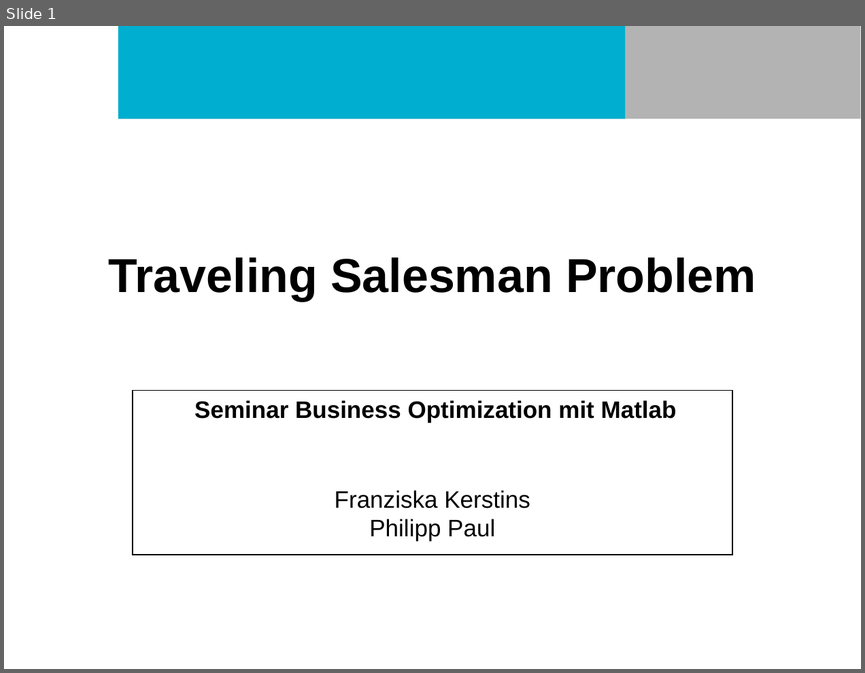
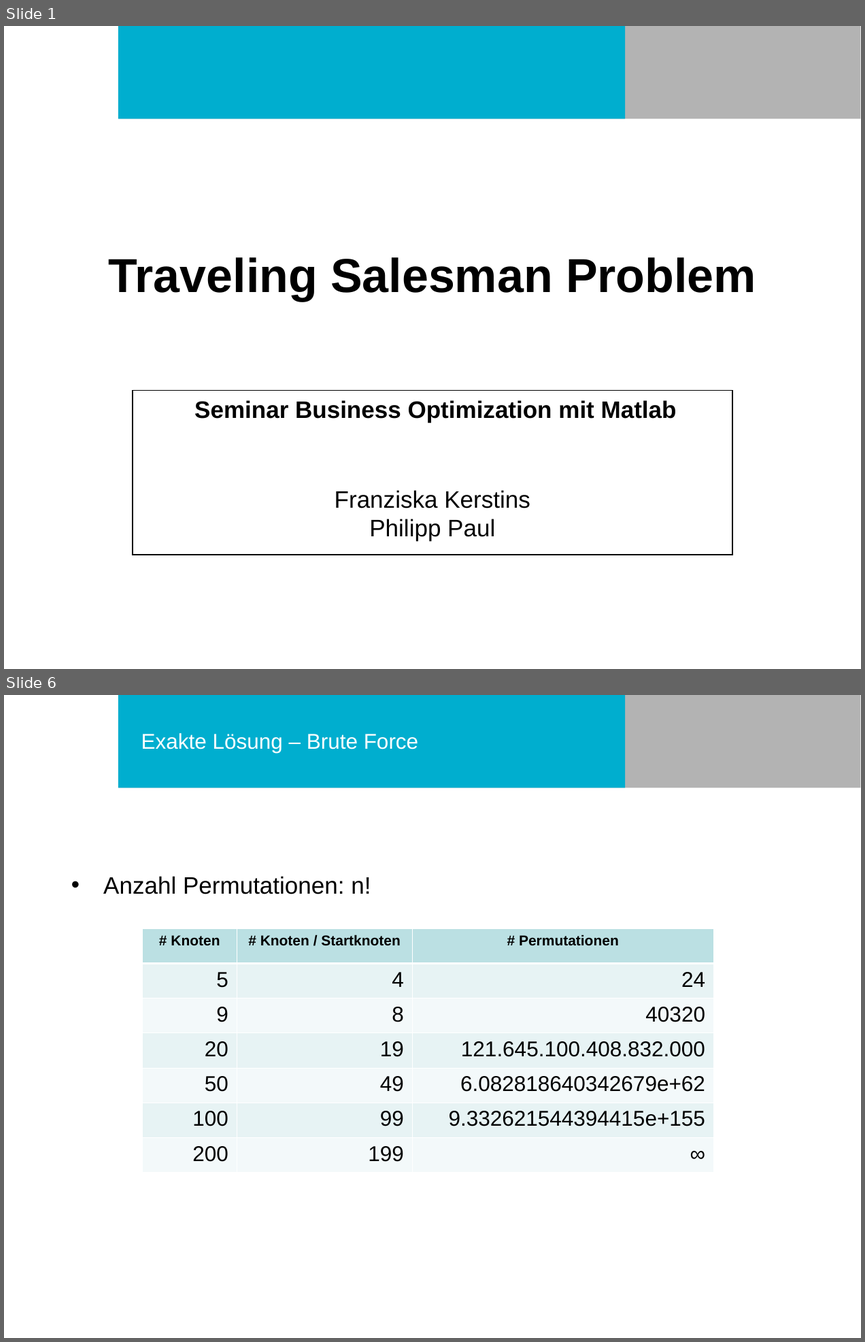
Before and after one commit to philurlaub/matlab2016, a slide deck: Präsentation.ppt. Shown one above the other, each under a label of ours: slide 1 before the commit, slides 1 and 6 after it; the slides between them are not shown. The pictures are 865x673 and 865x1342 pixels, drawn with LibreOffice and Linux fonts; fonts in the diff are those of the drawing; background and template pictures are left out. Boxes give left, top, right and bottom in pixels: in the first picture for what was removed or moved away, otherwise in the second. Text is boxed around its words. In the diff, an @@ line names an element or a change of style, - is before the commit and + after.

```diff
--- a/Präsentation.ppt
+++ b/Präsentation.ppt
@@ slide 6 added at (4, 695, 861, 1338), background #FFFFFF; not listed: 2 template elements that a slide beside it also shows @@
@@ title added at (141, 733, 418, 753), 18 pt, text #FFFFFF @@
+Exakte Lösung – Brute Force
@@ text added at (103, 876, 371, 894), 20 pt, text #000000 @@
+• Anzahl Permutationen: n!
@@ table added at (142, 929, 713, 1172), 7 rows, 3 columns @@
+# Knoten | # Knoten / Startknoten | # Permutationen
+5 | 4 | 24
+9 | 8 | 40320
+20 | 19 | 121.645.100.408.832.000
+50 | 49 | 6.082818640342679e+62
+100 | 99 | 9.332621544394415e+155
+200 | 199 | ∞
```
Also in this commit, not shown: 16 other slides added, 2 other files.
